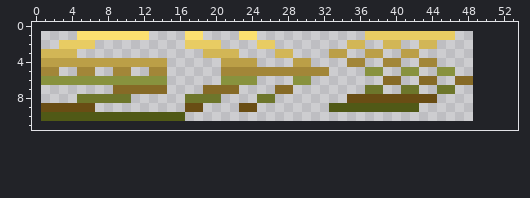
Pixel-art sprite, stored at Assets/Images/items/phone.png. The first picture shows the starting point.
The file is 48x10 pixels. The old version is drawn lined up with the new one, on the new canvas.
And afterwards:
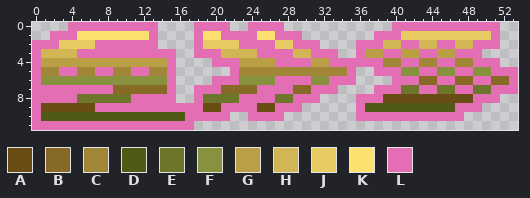
Palette (. is transparent): A #694d14  B #866a26  C #a28638  D #505916  E #6d762b  F #88923e  G #bb9f47  H #d2b656  J #e8cc63  K #fce070  L #e36eb4
Edits made:
canvas 48x10 -> 54x12, the old top-left corner now at 1,1
The edit adds colour A in row 8 at x 45 to 48; in row 9 at x 19 to 20 and 25 to 26.
The edit adds colour B in row 6 at x 51 to 52; in row 7 at x 23 to 24 and 29 to 30.
The edit adds colour C in row 4 at x 47 to 48; in row 5 at x 33 to 34.
The edit adds colour D in row 9 at x 43 to 46.
The edit adds colour E in row 7 at x 49 to 50; in row 8 at x 21 to 22 and 27 to 28.
The edit adds colour F in row 5 at x 49 to 50; in row 6 at x 25 to 26 and 31 to 32.
The edit adds colour G in row 3 at x 45 to 46; in row 4 at x 25 to 26 and 31 to 32.
The edit adds colour H in row 2 at x 47 to 48; in row 3 at x 23 to 24 and 29 to 30.
The edit adds colour J in row 1 at x 47 to 50; in row 2 at x 21 to 22 and 27 to 28.
The edit adds colour K in row 1 at x 19 to 20 and 25 to 26.
The edit adds colour L in row 0 at x 4 to 13, 18 to 21, 24 to 27 and 40 to 51; in row 1 at x 2 to 4, 13, 21 to 22, 27 to 29 and 51; in row 2 at x 0 to 2, 7 to 13, 23 to 24, 29 to 31, 37 to 38, 41 to 42, 45 to 46 and 49 to 51; in row 3 at x 0, 5 to 15, 18, 25 to 26, 31 to 32, 36, 39 to 40, 43 to 44 and 47 to 49; in row 4 at x 0, 15, 20, 27 to 28, 33 to 34, 37 to 38, 41 to 42, 45 to 46 and 49 to 51; in row 5 at x 0, 3 to 4, 7 to 8, 11 to 12, 15, 35, 39 to 40, 43 to 44, 47 to 48 and 51 to 53.
The edit adds colour L in row 6 at x 0, 15, 20, 27 to 28, 33 to 35, 41 to 42, 45 to 46, 49 to 50 and 53; in row 7 at x 0 to 8, 15, 18, 25 to 26, 31 to 33, 39 to 40, 43 to 44, 47 to 48 and 51 to 53; in row 8 at x 0 to 4, 11 to 15, 23 to 24, 29 to 31 and 49 to 51; in row 9 at x 0, 7 to 16, 21 to 22, 27 to 29 and 47 to 49; in row 10 at x 0, 17 to 21, 24 to 27 and 36 to 47; in row 11 at x 0 to 17.
Colour A gives way to colour L in row 8 at x 36 to 38; in row 9 at x 17 to 18 and 23 to 24.
Colour B gives way to colour L in row 6 at x 40; in row 7 at x 19 to 20 and 27 to 28.
Colour C gives way to colour L in row 4 at x 35 to 36; in row 5 at x 22.
Colour D gives way to colour L in row 9 at x 36.
Colour E gives way to colour L in row 7 at x 38; in row 8 at x 18 and 25 to 26.
Colour F gives way to colour L in row 5 at x 38; in row 6 at x 21 to 22 and 29 to 30.
Colour G gives way to colour L in row 3 at x 33; in row 4 at x 21 to 22 and 29 to 30.
Colour H gives way to colour L in row 2 at x 36; in row 3 at x 19 to 20 and 27 to 28.
Colour J gives way to colour L in row 1 at x 38 to 40; in row 2 at x 18 and 25 to 26.
Colour K gives way to colour L in row 1 at x 18 and 23 to 24.
Colour A is gone in row 8 at x 35.
Colour B is gone in row 6 at x 39.
Colour C is gone in row 5 at x 21.
Colour D is gone in row 9 at x 33 to 35.
Colour E is gone in row 7 at x 37; in row 8 at x 17.
Colour F is gone in row 5 at x 37.
Colour G is gone in row 3 at x 34.
Colour H is gone in row 2 at x 35.
Colour J is gone in row 1 at x 37; in row 2 at x 17.
Colour K is gone in row 1 at x 17.
Boxes around the changes in both pictures, in picture pixels (x1, y1, x2, y2):
changed: (32, 22, 518, 130)
